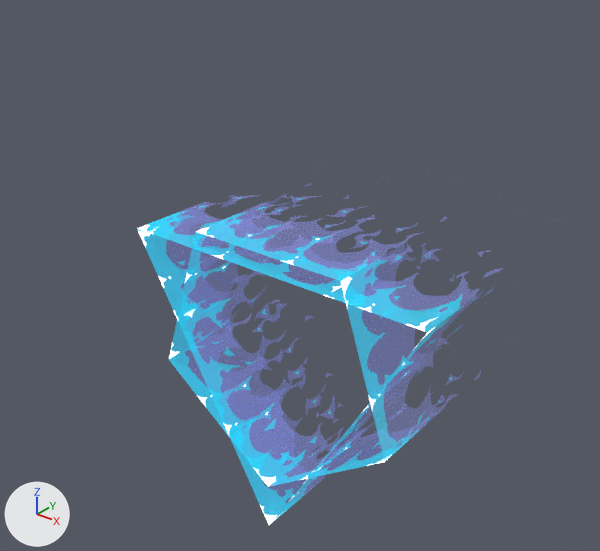
The FBX model Assets/3DModels/VFX/flames.fbx, before and after one commit.
Before and after are seen from a 50 mm camera at (3.09, -3.5, 2.93) aimed at (-0.08, 0.47, 0.47). Lighting does not change. The marker at lower left points along +X, +Y and +Z. The picture after the commit comes second.

Objects in the first picture: 'Flames', 'Flames1'.
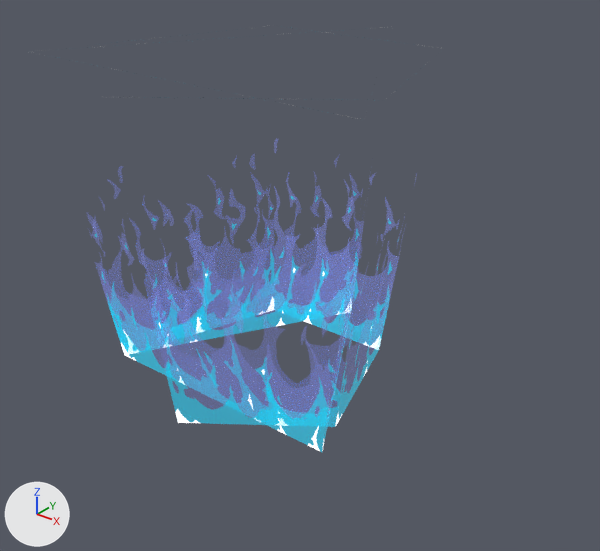
Commit message: fixed up flame visuals

Changed parts and their boxes (x1, y1, x2, y2) in the pictures (600 x 551 px):
'Flames1', reshaped, turned
    before: (137, 198, 489, 525)
    after: (95, 191, 360, 452)
'Flames', reshaped, turned
    before: (169, 199, 452, 487)
    after: (135, 191, 399, 427)

The change, as a list of edits to the scene's bpy script:
```text
Change me_cylinder:
    where me_cylinder.from_pydata(...)  # 6 vertices, 3 faces; spans x -1.18..1.18, y 0.0..2.0, z -1.36..0.68
    used by ob_flames1; parent = ob_flames; location = (0.0, 0.0, 0.0)
    me_cylinder part 1
    me_cylinder.vertices[0].co: (0.0, 0.0, -1.36) -> (0.0, 0.0, -0.97)  # pixel (268, 525) -> pixel (350, 312)
    me_cylinder.vertices[2].co: (1.18, 0.0, 0.68) -> (0.84, 0.0, 0.48)  # pixel (427, 332) -> pixel (322, 452)
    me_cylinder.vertices[4].co: (-1.18, 0.0, 0.68) -> (-0.84, 0.0, 0.48)  # pixel (136, 228) -> pixel (124, 355)
Change me_cylinder_002:
    used by ob_flames; location = (0.0, 0.0, 0.0)
    remove me_cylinder_002.from_pydata(...)  # 10 vertices, 5 faces; spans x -0.95..0.95, y 0.0..2.0, z -1.0..0.81
    add me_cylinder_002.from_pydata(...)  # 10 vertices, 5 faces; spans x -1.06..1.06, y 0.0..2.0, z -0.9..1.11
    me_cylinder_002 part 2
    me_cylinder_002.vertices[0].co: (0.0, 0.0, -1.0) -> (0.0, 0.0, 0.79)  # pixel (267, 487) -> pixel (177, 422)
    me_cylinder_002.vertices[1].co: (0.0, 2.0, -1.0) -> (0.0, 2.0, 1.11)
    me_cylinder_002.vertices[2].co: (0.95, 0.0, -0.31) -> (-0.75, 0.0, 0.24)  # pixel (384, 462) -> not seen
    me_cylinder_002.vertices[3].co: (0.95, 2.0, -0.31) -> (-1.06, 2.0, 0.34)
    me_cylinder_002.vertices[4].co: (0.59, 0.0, 0.81) -> (-0.46, 0.0, -0.64)  # pixel (340, 281) -> pixel (274, 310)
    me_cylinder_002.vertices[5].co: (0.59, 2.0, 0.81) -> (-0.65, 2.0, -0.9)
    me_cylinder_002.vertices[6].co: (-0.59, 0.0, 0.81) -> (0.46, 0.0, -0.64)  # pixel (195, 231) -> pixel (378, 350)
    me_cylinder_002.vertices[7].co: (-0.59, 2.0, 0.81) -> (0.65, 2.0, -0.9)
    me_cylinder_002.vertices[8].co: (-0.95, 0.0, -0.31) -> (0.75, 0.0, 0.24)  # pixel (168, 359) -> pixel (335, 427)
    me_cylinder_002.vertices[9].co: (-0.95, 2.0, -0.31) -> (1.06, 2.0, 0.34)  # pixel (330, 268) -> not seen
Change ob_flames:
    ob_flames.rotation_euler: (0.0, 0.0, 0.0) -> (1.571, 0.0, 0.0)  # degrees (0, 0, 0) -> degrees (90, 0, 0)
```
